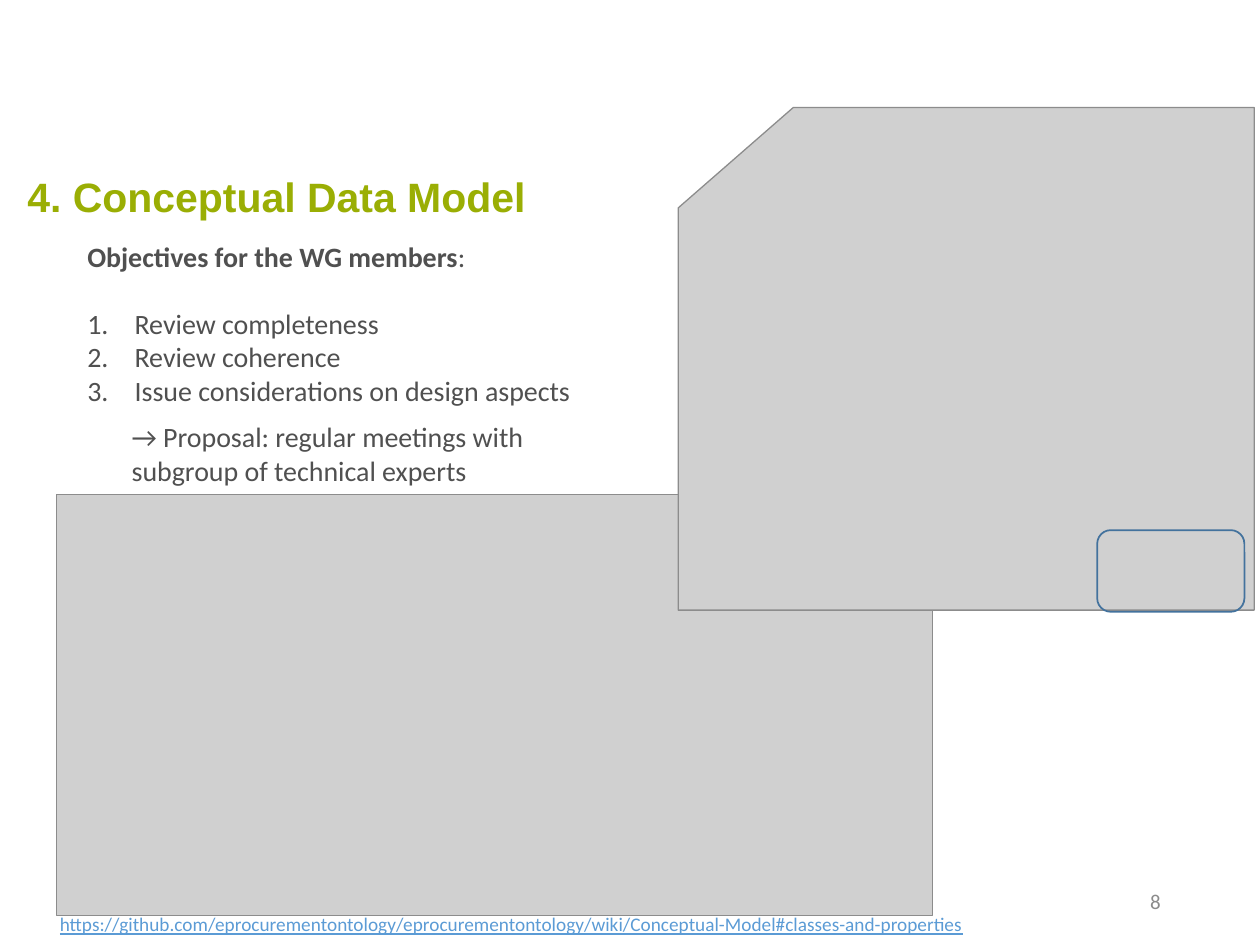
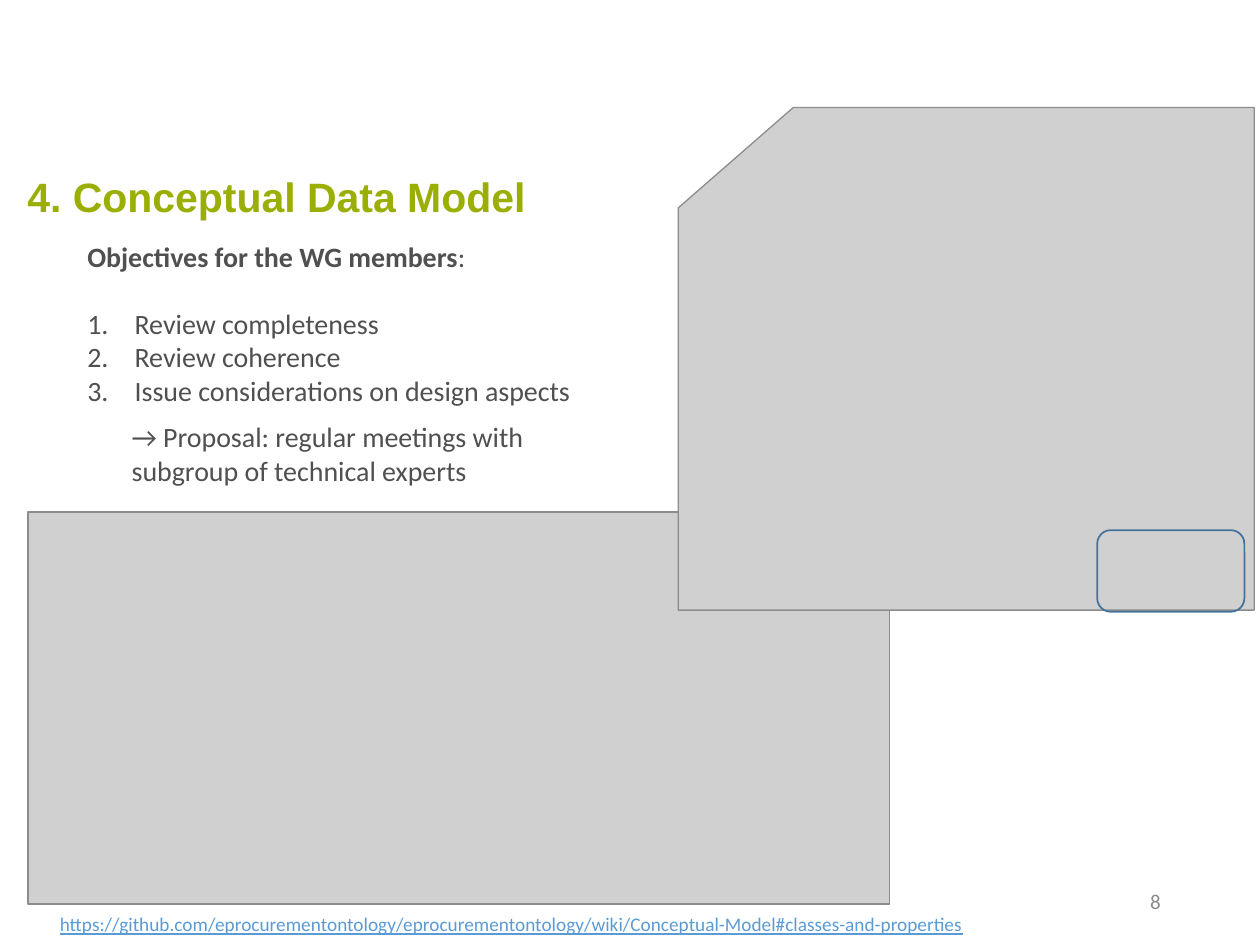
Before and after one commit to OP-TED/ePO, a slide deck: slide 8 of v2.0.0/08-Project Management/WGM Reports/5th_WGM/AO10649_ePO_WGM5_20180328.pptx. Drawn at 1260x945 pixels with LibreOffice and Linux fonts; fonts in the diff are those of the drawing; grey boxes stand for pictures; background and template pictures are left out. Boxes give left, top, right and bottom in pixels: in the first picture for what was removed or moved away, otherwise in the second. Text is boxed around its words. In the diff, an @@ line names an element or a change of style, - is before the commit and + after.

```diff
--- a/v2.0.0/08-Project Management/WGM Reports/5th_WGM/AO10649_ePO_WGM5_20180328.pptx
+++ b/v2.0.0/08-Project Management/WGM Reports/5th_WGM/AO10649_ePO_WGM5_20180328.pptx
@@ text "→ Proposal: regular meetings with ..." rewrapped from (120,413,605,494) to (132,427,523,486) @@
@@ picture: place and size @@
-picture at (57,494,932,915)
+picture at (28,512,890,903)
```
Also in this commit, not shown: 4 other slides changed, 1 other file.
